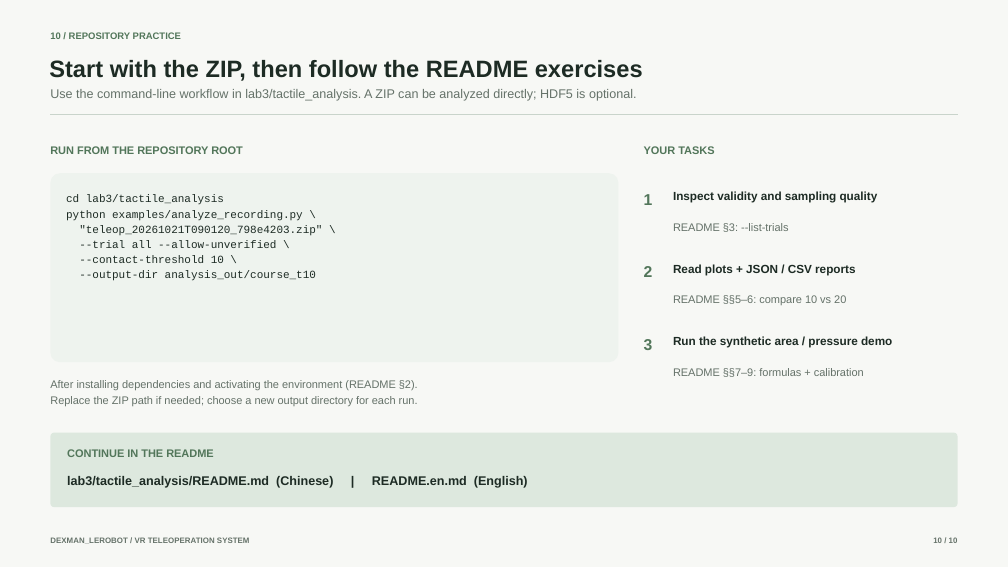
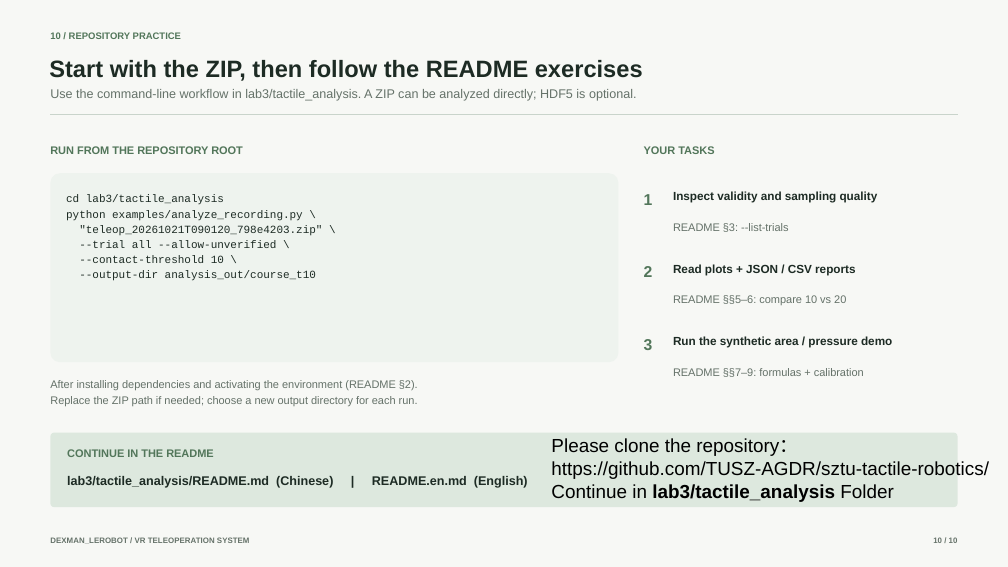
Before and after one commit to TUSZ-AGDR/sztu-tactile-robotics, a slide deck: slide 10 of lab3/tactile_analysis/vr_teleop_intro_with_tactile_analysis.pptx. Drawn at 1008x567 pixels with LibreOffice and Linux fonts; fonts in the diff are those of the drawing. Boxes give left, top, right and bottom in pixels: in the first picture for what was removed or moved away, otherwise in the second. Text is boxed around its words. In the diff, an @@ line names an element or a change of style, - is before the commit and + after.

```diff
--- a/lab3/tactile_analysis/vr_teleop_intro_with_tactile_analysis.pptx
+++ b/lab3/tactile_analysis/vr_teleop_intro_with_tactile_analysis.pptx
@@ text added at (551, 438, 989, 502), 18 pt, text #000000 @@
+Please clone the repository：
+https://github.com/TUSZ-AGDR/sztu-tactile-robotics/
+Continue in lab3/tactile_analysis Folder
```
Also in this commit, not shown: 19 other files.
